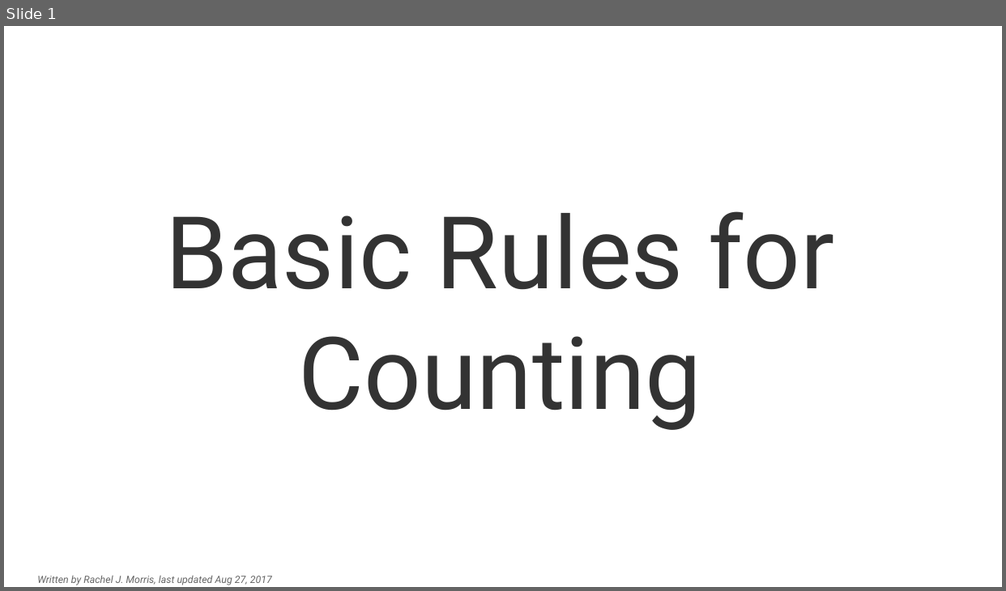
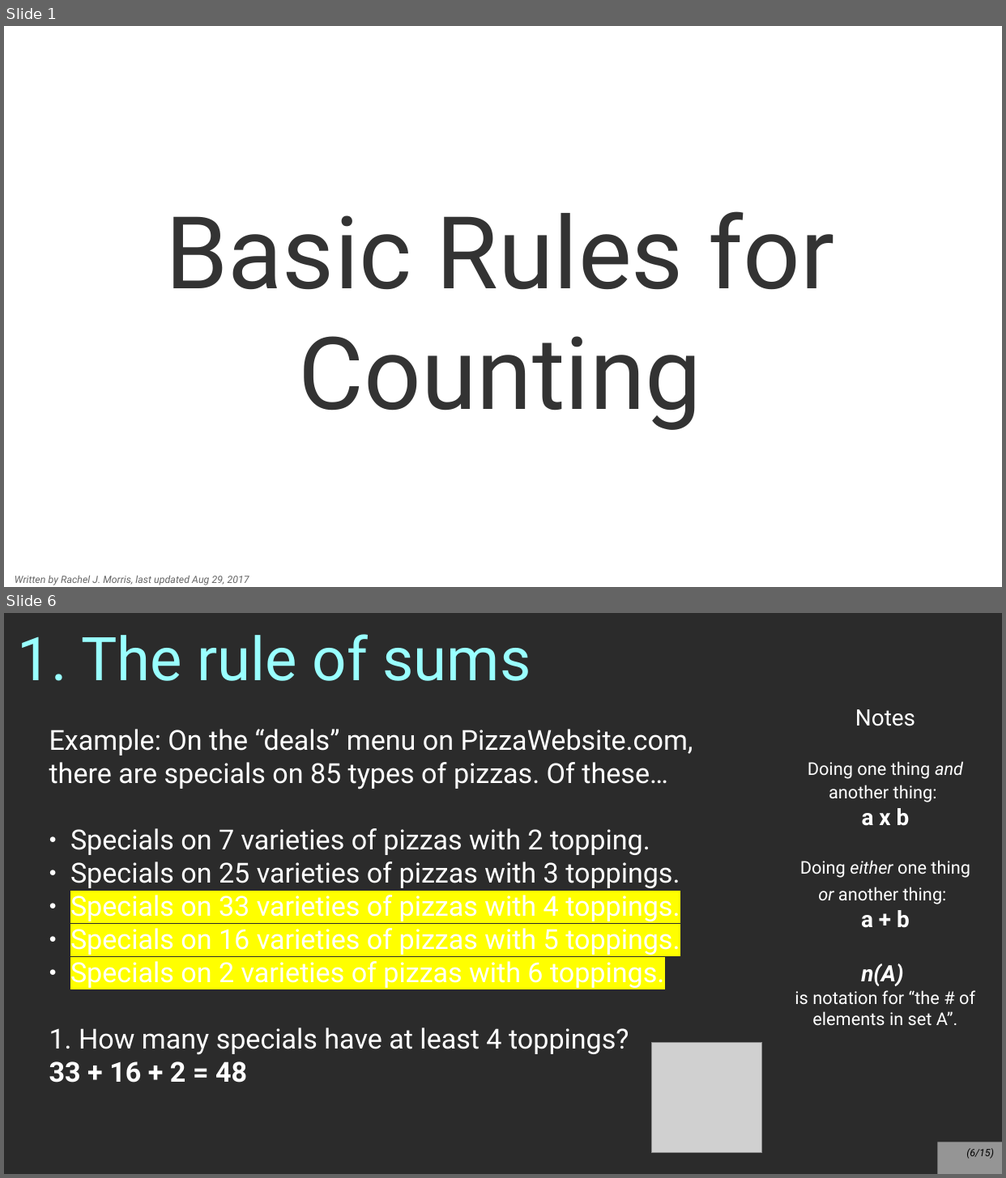
Before and after one commit to nguyenchithien/CS211-Discrete-Structures-II, a slide deck: Lectures/Lecture 5.2.odp. Shown one above the other, each under a label of ours: slide 1 before the commit, slides 1 and 6 after it; the slides between them are not shown. The pictures are 1006x591 and 1006x1178 pixels, drawn with LibreOffice and Linux fonts; fonts in the diff are those of the drawing; grey boxes stand for pictures; background and template pictures are left out; a plain dark background stands for a picture behind light text. Boxes give left, top, right and bottom in pixels: in the first picture for what was removed or moved away, otherwise in the second. Text is boxed around its words. In the diff, an @@ line names an element or a change of style, - is before the commit and + after.

```diff
--- a/Lectures/Lecture 5.2.odp
+++ b/Lectures/Lecture 5.2.odp
@@ slide 6 added at (4,613,1002,1174), background picture (left out) @@
@@ title added at (18,634,530,681), 48 pt, text #99FFFF @@
+1. The rule of sums
@@ text added at (795,709,975,1026), 14 pt, text #FFFFFF @@
+Notes
+Doing one thing and another thing:
+a x b
+Doing either one thing or another thing:
+a + b
+n(A)
+is notation for “the # of elements in set A”.
@@ text added at (49,729,693,1083), 22 pt, text #FFFFFF @@
+Example: On the “deals” menu on PizzaWebsite.com, there are specials on 85 types of pizzas. Of these…
+● Specials on 7 varieties of pizzas with 2 topping.
+● Specials on 25 varieties of pizzas with 3 toppings.
+● Specials on 33 varieties of pizzas with 4 toppings.
+● Specials on 16 varieties of pizzas with 5 toppings.
+● Specials on 2 varieties of pizzas with 6 toppings.
+1. How many specials have at least 4 toppings?
+33 + 16 + 2 = 48
@@ picture added at (651,1042,762,1152) @@
@@ page number added at (938,1143,1002,1174), fill #FFFFFF at 50% opacity, 8 pt, text #000000, italic @@
+(6/15)
@@ slide 1 changed as well @@
@@ text "Written by Rachel J. Morris, ..." at (15,575,249,586): vertical alignment middle to top @@
@@ text at (15,575,249,586): text changed @@
-Written by Rachel J. Morris, last updated Aug 27, 2017
+Written by Rachel J. Morris, last updated Aug 29, 2017
```
Also in this commit, not shown: 2 other slides changed, 13 other slides added, 2 slides removed, 1 other file.
